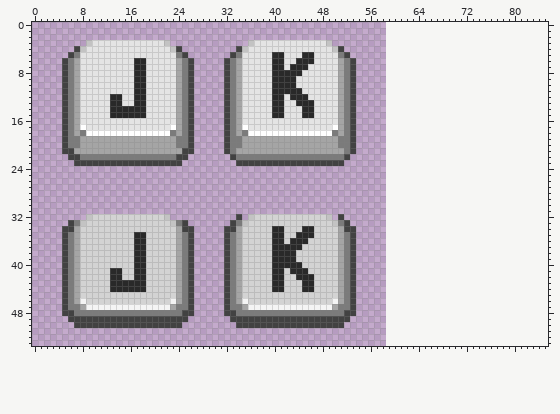
Pixel-art file: Assets/Levels/Platform/TutorialFunctionality/keys-Sheet.aseprite. This is how it looked before the edit.
59x54 pixels, 1 frame. The old version is drawn lined up with the new one, on the new canvas.
After the commit:
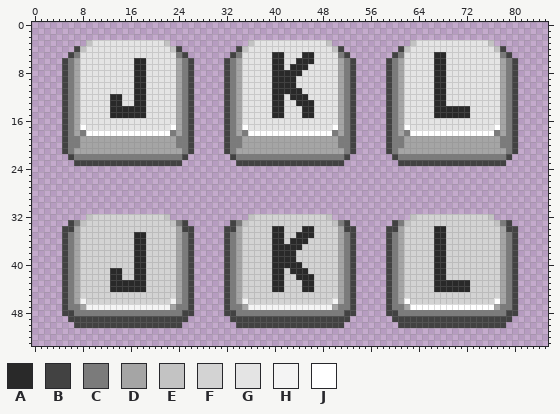
Palette (. is transparent): A #292929  B #424242  C #7b7b7b  D #a5a5a5  E #c3c3c3  F #d3d3d3  G #e4e4e4  H #f4f4f4  J #ffffff
From old to new:
canvas 59x54 -> 86x54
y 3: x 63..76 .............. -> EGGGGGGGGGGGGE
y 4: x 61..78 .................. -> BEGGGGGGGGGGGGGGEB
y 5: x 60..79 .................... -> BCGGGGGAAGGGGGGGGGCB
y 6..13: x 59..80 ...................... -> BCDGGGGGAAGGGGGGGGGDCB
y 14..15: x 59..80 ...................... -> BCDGGGGGAAAAAAGGGGGDCB
y 16: x 59..80 ...................... -> BCDGGGGGGGGGGGGGGGGDCB
y 17: x 59..80 ...................... -> BCDJGGGGGGGGGGGGGGJDCB
y 18: x 59..80 ...................... -> BCDCJJJJJJJJJJJJJJCDCB
y 19..20: x 59..80 ...................... -> BCCDDDDDDDDDDDDDDDDCCB
y 21: x 6 B -> C; x 25 B -> C; x 59..80 ...................... -> BCDDDDDDDDDDDDDDDDDDCB
y 22: x 7 B -> C; x 24 B -> C; x 60..79 .................... -> BCCCCCCCCCCCCCCCCCCB
y 23: x 61..78 .................. -> BBBBBBBBBBBBBBBBBB
y 32: x 34 B -> .; x 51 B -> .; x 63..76 .............. -> EFFFFFFFFFFFFE
y 33: x 60..79 .................... -> BCEFFFFFFFFFFFFFFECB
y 34: x 59..80 ...................... -> BBDFFFFFAAFFFFFFFFFDBB
y 35..42: x 59..80 ...................... -> BCDFFFFFAAFFFFFFFFFDCB
y 43..44: x 59..80 ...................... -> BCDFFFFFAAAAAAFFFFFDCB
y 45: x 59..80 ...................... -> BCDFFFFFFFFFFFFFFFFDCB
y 46: x 59..80 ...................... -> BCDJFFFFFFFFFFFFFFJDCB
y 47: x 59..80 ...................... -> BCCDJJJJJJJJJJJJJJDCCB
y 48: x 59..80 ...................... -> BBCCCCCCCCCCCCCCCCCCBB
y 49: x 60..79 .................... -> BBBBBBBBBBBBBBBBBBBB
y 50: x 61..78 .................. -> BBBBBBBBBBBBBBBBBB
Boxes around the changes in both pictures, in picture pixels (x1, y1, x2, y2):
added: (386, 40, 518, 166)
changed: (68, 148, 80, 160)
changed: (176, 148, 188, 160)
erased: (236, 214, 242, 220)
erased: (338, 214, 344, 220)
added: (386, 214, 518, 328)
